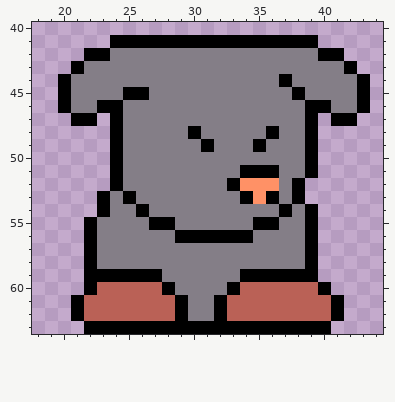
A pixel-art sprite gets an edit: Assets/Animation/Player/NewSpritesheets/Rework_Bemmy_Main-Crouch.png. That is the earlier state.
The file is 64x64 pixels. Shown: x 18..44, y 40..63.
And afterwards:
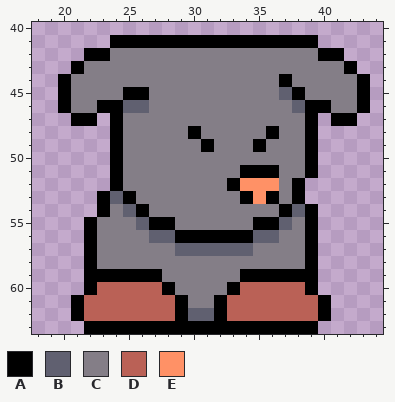
Palette (. is transparent): A #000000  B #606070  C #847e87  D #ba6156  E #ff9166
From old to new:
y 45: x 37 C -> B
y 46: x 25..26 CC -> BB; x 38 C -> B
y 53: x 24 C -> B
y 54: x 25 C -> B; x 38 C -> B
y 55: x 26 C -> B; x 37 C -> B
y 56: x 27..28 CC -> BB; x 35..36 CC -> BB
y 57: x 29..34 CCCCCC -> BBBBBB
y 60: x 39..40 DA -> A.
y 61: x 40..41 DA -> A.
y 62: x 30..31 CC -> BB; x 40..41 DA -> A.
y 63: x 40 A -> .
